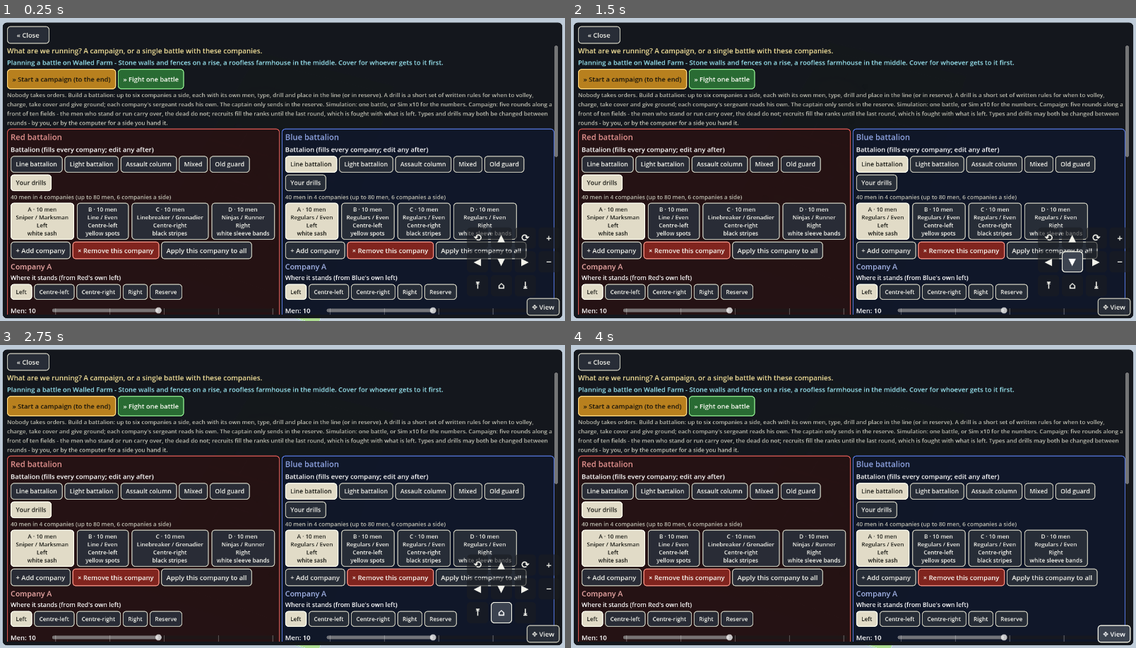
Above: before the commit, frames 1-4 (two rows, left to right).
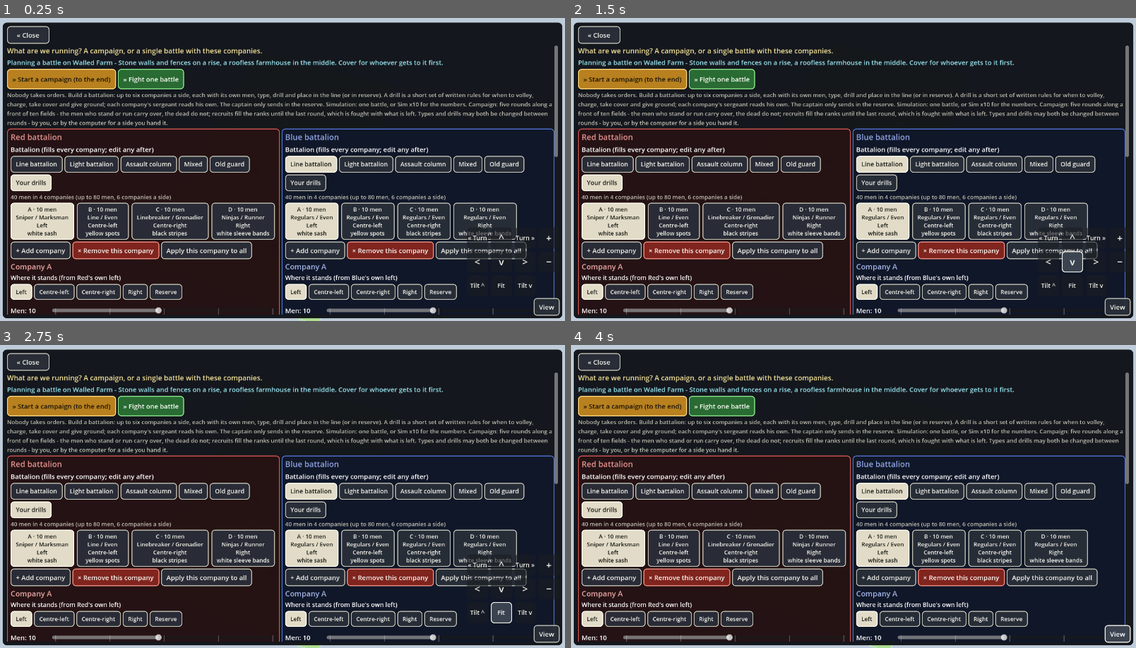
Above: after the commit, the same moments.

Repository: nathandunn/drillbook-bots
Game: Godot game, scene res://scenes/Main.tscn
Same seed, same stepped clock (60 frames per second), same inputs: the game is played once before the commit and once after it.
Inputs (mouse positions are in pixels of both pictures, inside the frame that each line leads up to):
- Up to frame 1 (0.25 s): no input
- Up to frame 2 (1.5 s): click "+" at 0.5 s; click (1073, 260) at 1.25 s, where only the run after the commit has a clickable "v"
- Up to frame 3 (2.75 s): click (502, 611) at 2 s, where only the run after the commit has a clickable "Fit"
- Up to frame 4 (4 s): click (1096, 611) at 2.75 s, where only the run after the commit has a clickable "Tilt v"; click (1119, 632) at 3.5 s, where only the run after the commit has a clickable "View"

The runs differ from the first frame. In frame 1, 0.3% of the frame differs, in the area x 82-99%, y 71-99%; in frame 2, 0.3%; in frame 3, 0.3%; in frame 4, 0.1%.

Commit message:
Camera pad and company markers in plain characters (the web font has no arrows or symbols)
Co-Authored-By: Claude Opus 5.5 <noreply@anthropic.com>
Claude-Session: https://claude.ai/code/session_0151CJsskN2V3a8mXPF74qvd

Diff:
--- a/scripts/hud.gd
+++ b/scripts/hud.gd
@@ -1483,7 +1483,7 @@
 
 # ---------------------------------------------------------------- the camera pad
 
-## Hold a button to keep turning, panning or zooming; ⌂ fits the whole field again.
+## Hold a button to keep turning, panning or zooming; Fit fits the whole field again.
 var _pad_hold := {}          # button id -> held
 var _pad_box: Control = null
 
@@ -1496,7 +1496,7 @@
 	holder.position = Vector2(-12, -12)
 	holder.alignment = BoxContainer.ALIGNMENT_END
 	_root.add_child(holder)
-	var toggle := _button("✥ View")
+	var toggle := _button("View")
 	toggle.custom_minimum_size = Vector2(0, 40)
 	toggle.size_flags_horizontal = Control.SIZE_SHRINK_END
 	var grid := GridContainer.new()
@@ -1508,9 +1508,9 @@
 	_pad_box = grid
 	toggle.pressed.connect(func(): grid.visible = not grid.visible)
 	var cells := [
-		["rot_l", "⟲", "Turn left"], ["pan_u", "▲", "Pan away"], ["rot_r", "⟳", "Turn right"], ["zoom_in", "+", "Zoom in"],
-		["pan_l", "◀", "Pan left"], ["pan_d", "▼", "Pan toward"], ["pan_r", "▶", "Pan right"], ["zoom_out", "−", "Zoom out"],
-		["tilt_u", "⤒", "Look down more"], ["fit", "⌂", "Fit the whole field"], ["tilt_d", "⤓", "Look along the ground"], ["", "", ""],
+		["rot_l", "« Turn", "Turn left"], ["pan_u", "^", "Pan away"], ["rot_r", "Turn »", "Turn right"], ["zoom_in", "+", "Zoom in"],
+		["pan_l", "<", "Pan left"], ["pan_d", "v", "Pan toward"], ["pan_r", ">", "Pan right"], ["zoom_out", "−", "Zoom out"],
+		["tilt_u", "Tilt ^", "Look down more"], ["fit", "Fit", "Fit the whole field"], ["tilt_d", "Tilt v", "Look along the ground"], ["", "", ""],
 	]
 	for c in cells:
 		if c[0] == "":
@@ -1520,7 +1520,7 @@
 		b.text = c[1]
 		b.tooltip_text = c[2]
 		b.custom_minimum_size = Vector2(48, 48)
-		b.add_theme_font_size_override("font_size", 22)
+		b.add_theme_font_size_override("font_size", 22 if String(c[1]).length() == 1 else 14)
 		b.focus_mode = Control.FOCUS_NONE
 		var sb := StyleBoxFlat.new()
 		sb.bg_color = Color(0.1, 0.11, 0.13, 0.6)
--- a/scripts/match_manager.gd
+++ b/scripts/match_manager.gd
@@ -690,7 +690,7 @@
 	return q
 
 
-const MODE_GLYPH := {"advance": "»", "hold": "■", "at_will": "■", "charge": "»»", "fallback": "«"}
+const MODE_GLYPH := {"advance": "»", "hold": "=", "at_will": "=", "charge": "»»", "fallback": "«"}
 
 
 func _process(_delta: float) -> void:
